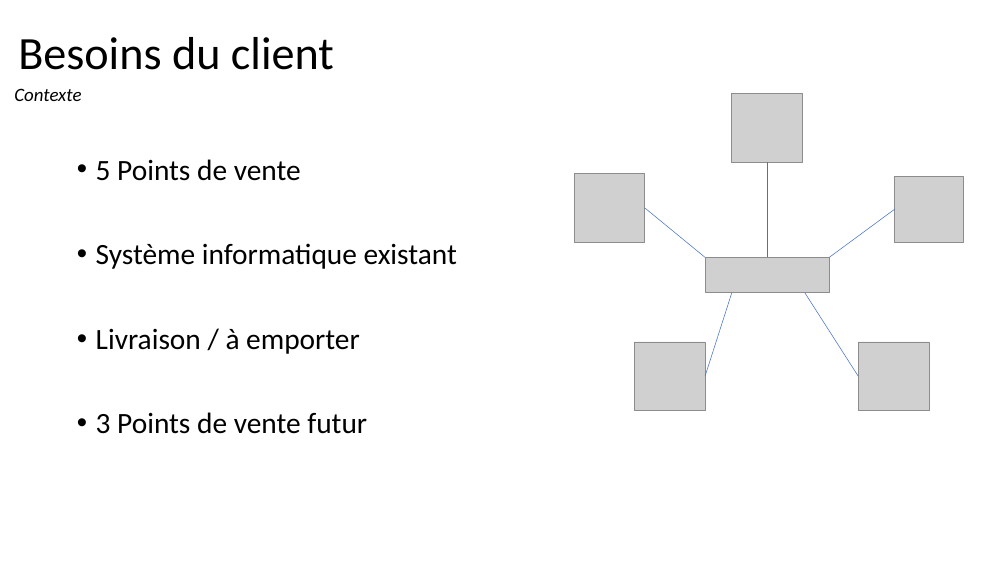
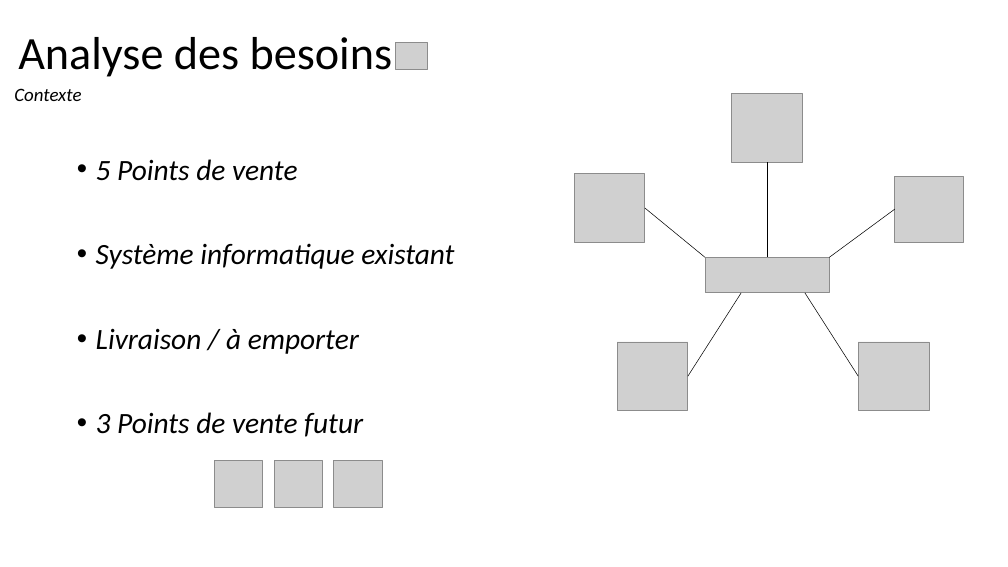
Before and after one commit to StephenAOGOLO/P4_Analysez_les_besoins, a slide deck: slide 4 of Projet_4_Solution_fonctionnelle_et_technique.pptx. Drawn at 1008x567 pixels with LibreOffice and Linux fonts; fonts in the diff are those of the drawing; grey boxes stand for pictures. Boxes give left, top, right and bottom in pixels: in the first picture for what was removed or moved away, otherwise in the second. Text is boxed around its words. In the diff, an @@ line names an element or a change of style, - is before the commit and + after.

```diff
--- a/Projet_4_Solution_fonctionnelle_et_technique.pptx
+++ b/Projet_4_Solution_fonctionnelle_et_technique.pptx
@@ title at [18,37,393,77]: text changed @@
-Besoins du client
+Analyse des besoins
@@ picture added at [396,42,428,70] @@
@@ text "5 Points de vente" at [96,159,454,437]: italic on @@
@@ line (768, 163) - (768, 257): stroke #4472C4 0.5 pt to #000000 0.5 pt @@
@@ line (645, 208) - (706, 257): stroke #4472C4 0.5 pt to #000000 0.5 pt @@
@@ line (895, 209) - (830, 257): stroke #4472C4 0.5 pt to #000000 0.5 pt @@
@@ line moved from (732, 293) - (706, 377) to (741, 293) - (688, 377) @@
@@ line (741, 293) - (688, 377): stroke #4472C4 0.5 pt to #000000 0.5 pt @@
@@ line (805, 293) - (858, 377): stroke #4472C4 0.5 pt to #000000 0.5 pt @@
@@ picture: place and size @@
-picture at [634,342,706,410]
+picture at [617,342,688,410]
@@ picture added at [215,461,263,507] @@
@@ picture added at [274,461,323,507] @@
@@ picture added at [333,461,382,508] @@
```
Also in this commit, not shown: 8 other slides changed, 7 slides added, 8 slides removed, 2 other files.
